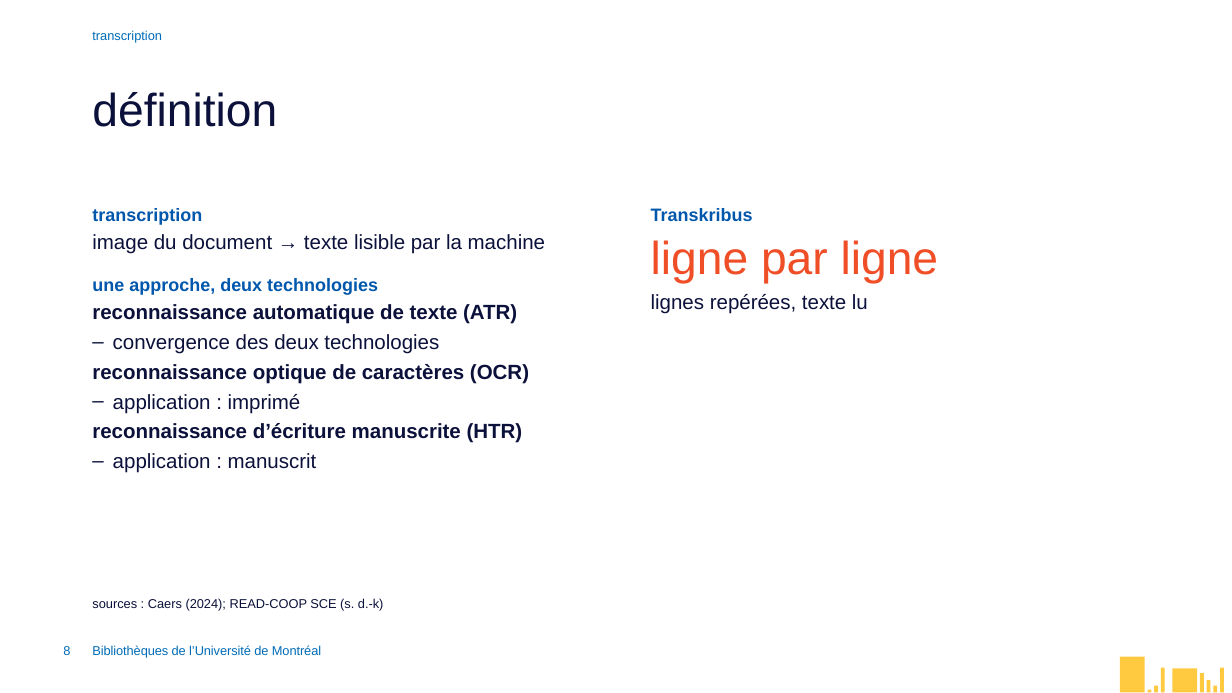
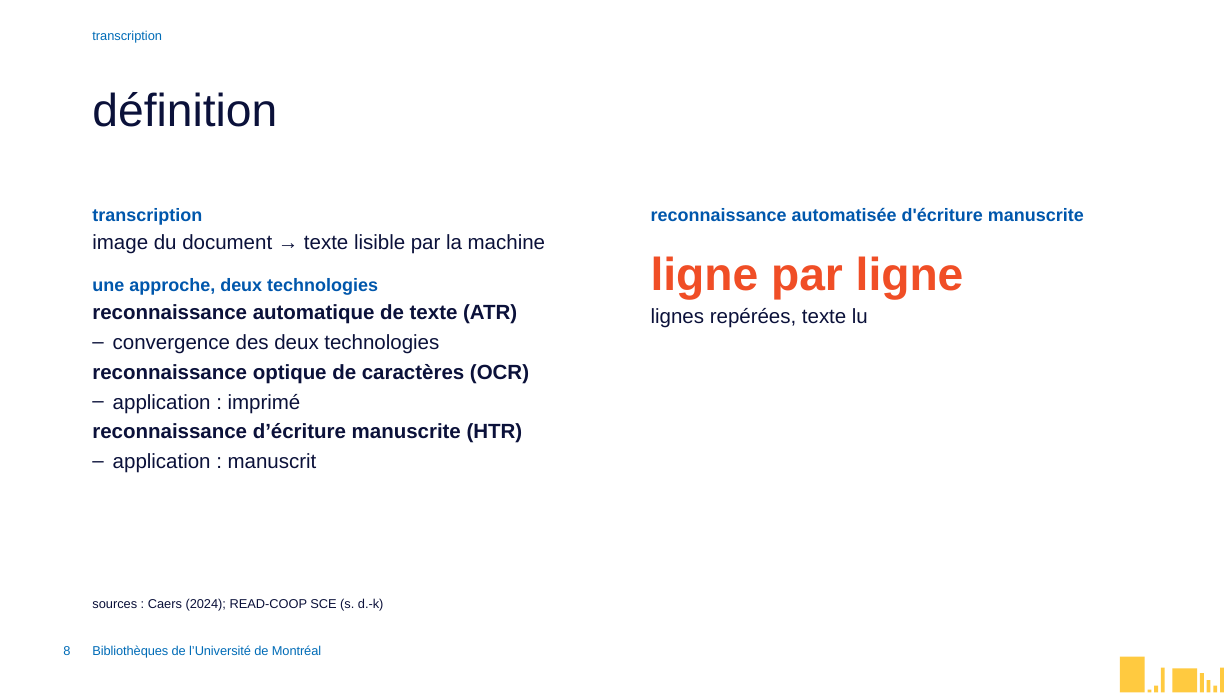
Before and after one commit to bibudem/atelier-transcription-nov2026, a slide deck: slide 8 of exposé_magistral.pptx. Drawn at 1232x693 pixels with LibreOffice and Linux fonts; fonts in the diff are those of the drawing. Boxes give left, top, right and bottom in pixels: in the first picture for what was removed or moved away, otherwise in the second. Text is boxed around its words. In the diff, an @@ line names an element or a change of style, - is before the commit and + after.

```diff
--- a/exposé_magistral.pptx
+++ b/exposé_magistral.pptx
@@ text at (651,207,1084,221): text changed @@
-Transkribus
+reconnaissance automatisée d'écriture manuscrite
@@ text at (651,256,964,299): bold on in "ligne par ligne"; list level 2 to 1 in "ligne par ligne" @@
```
Also in this commit, not shown: 4 other slides changed.
